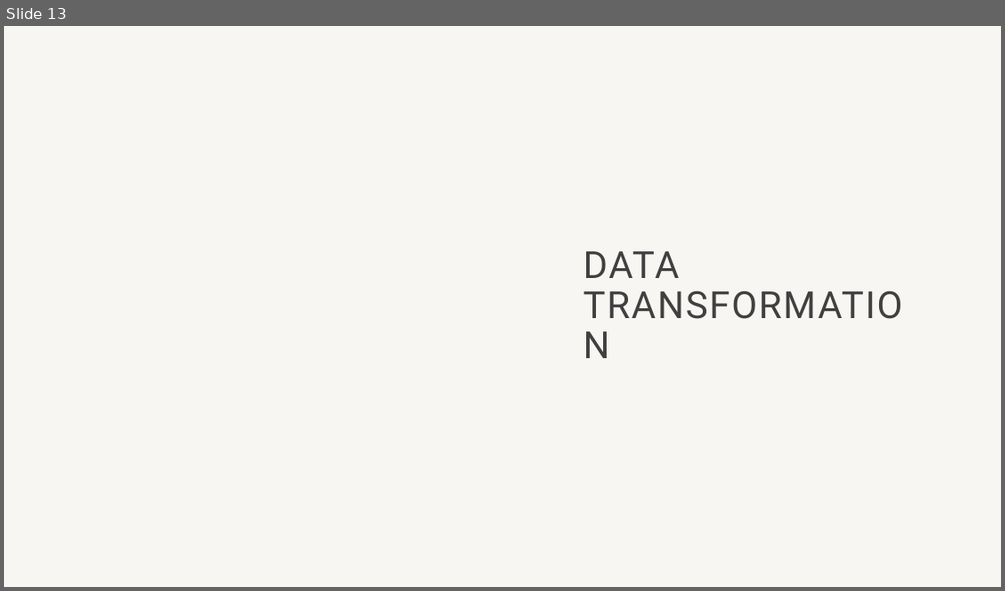
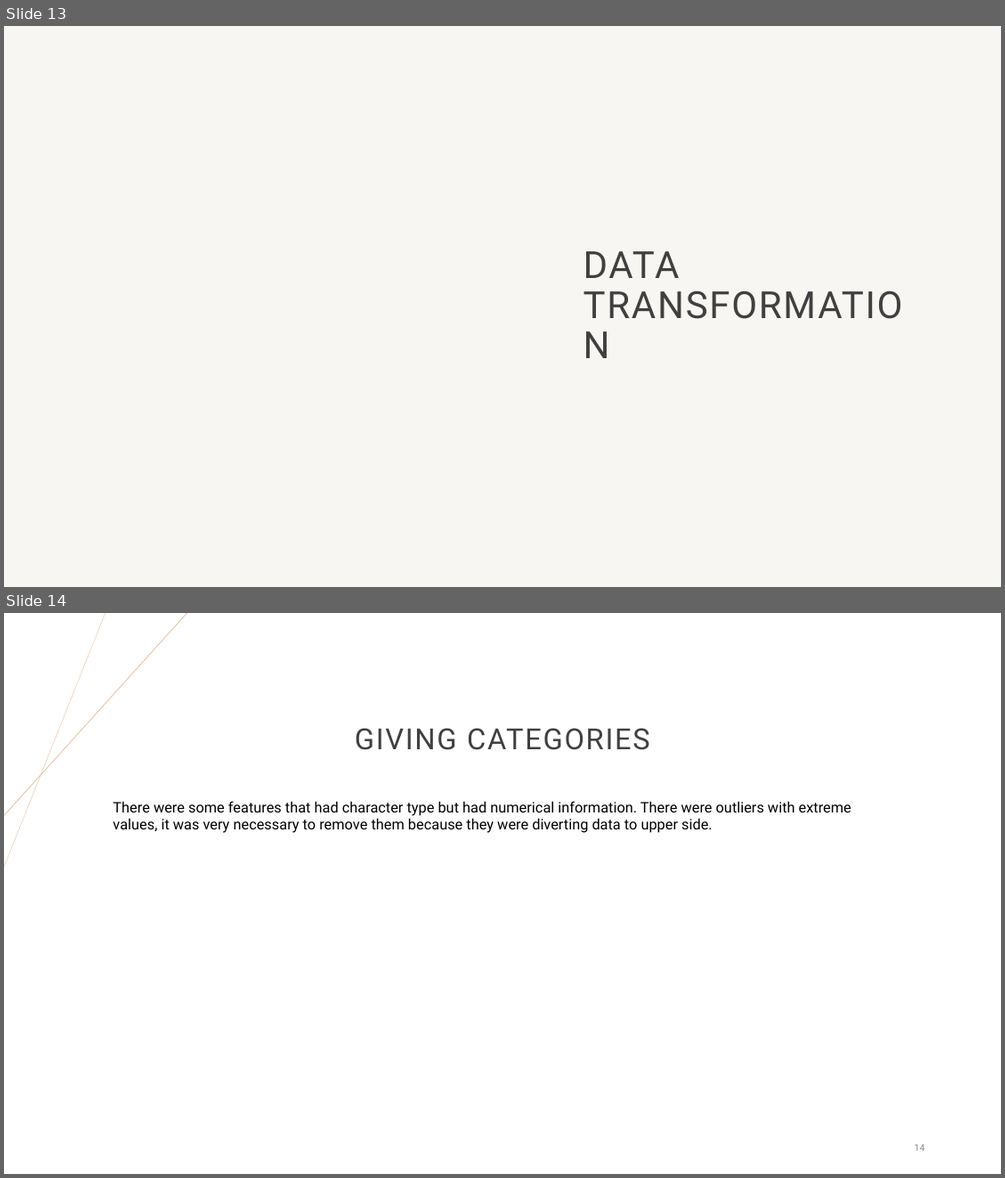
Before and after one commit to Hetansh-patel/used_car_price_prediction, a slide deck: Used Car price prediction.pptx. Shown one above the other, each under a label of ours: slide 13 before the commit, slides 13 and 14 after it. The pictures are 1005x591 and 1005x1178 pixels, drawn with LibreOffice and Linux fonts; fonts in the diff are those of the drawing; background and template pictures are left out. Boxes give left, top, right and bottom in pixels: in the first picture for what was removed or moved away, otherwise in the second. Text is boxed around its words. In the diff, an @@ line names an element or a change of style, - is before the commit and + after.

```diff
--- a/Used Car price prediction.pptx
+++ b/Used Car price prediction.pptx
@@ slide 14 added at <box>4,613,1001,1174</box>, background #FFFFFF @@
@@ line added from (105, 613) to (4, 868), #E2B18D 0.25 pt @@
@@ line added from (187, 613) to (4, 816), #E2B18D 0.5 pt @@
@@ title added at <box>355,728,650,750</box>, 28 pt, text #404040 @@
+GIVING CATEGORIES
@@ text added at <box>113,801,851,833</box>, 14 pt, text #000000 @@
+There were some features that had character type but had numerical information. There were outliers with extreme values, it was very necessary to remove them because they were diverting data to upper side.
@@ page number added at <box>914,1143,925,1151</box>, 9 pt, text #8C8C8C @@
+14
```
Also in this commit, not shown: 5 slides changed, 1 other slide added, 6 slides removed.
